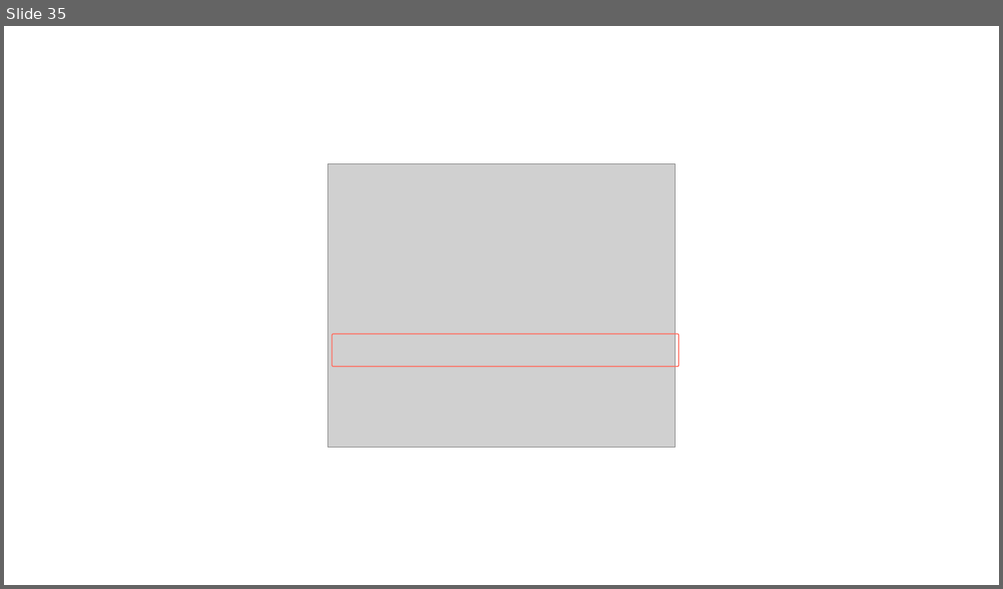
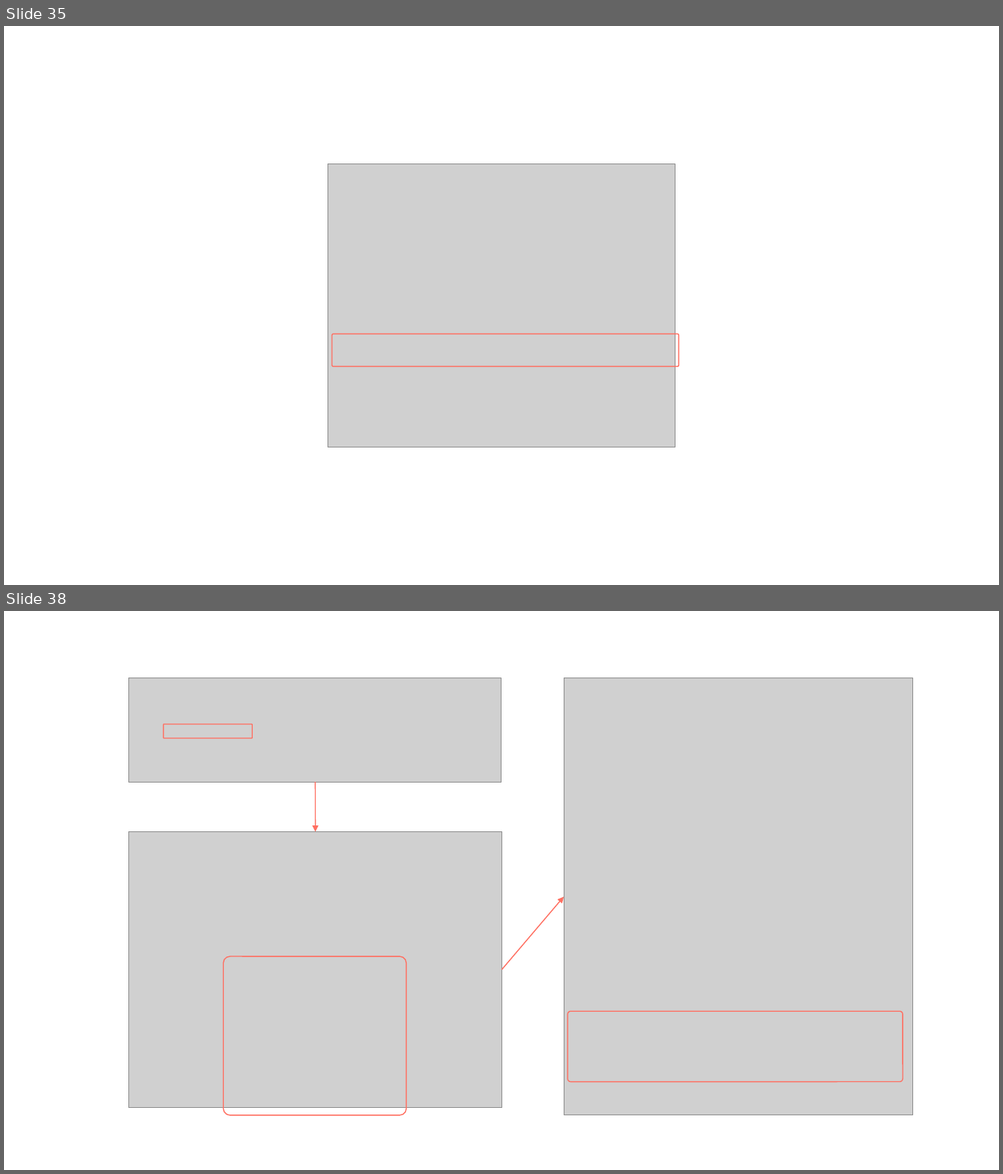
Before and after one commit to extreal-dev/Extreal.Guide, a slide deck: work/work.pptx. Shown one above the other, each under a label of ours: slide 35 before the commit, slides 35 and 38 after it; the slides between them are not shown. The pictures are 1003x589 and 1003x1174 pixels, drawn with LibreOffice and Linux fonts; fonts in the diff are those of the drawing; grey boxes stand for pictures. Boxes give left, top, right and bottom in pixels: in the first picture for what was removed or moved away, otherwise in the second. Text is boxed around its words. In the diff, an @@ line names an element or a change of style, - is before the commit and + after.

```diff
--- a/work/work.pptx
+++ b/work/work.pptx
@@ slide 38 added at box(4, 611, 999, 1170), background #FFFFFF @@
@@ picture added at box(129, 678, 502, 782) @@
@@ picture added at box(563, 678, 913, 1116) @@
@@ rounded rectangle added at box(164, 724, 253, 738), outline #FF6F61 1 pt @@
@@ arrow added from (315, 782) to (315, 832), #FF6F61 1 pt @@
@@ picture added at box(129, 832, 502, 1108) @@
@@ arrow added from (502, 970) to (563, 897), #FF6F61 1 pt @@
@@ rounded rectangle added at box(223, 957, 406, 1116), outline #FF6F61 1 pt @@
@@ rounded rectangle added at box(567, 1011, 902, 1082), outline #FF6F61 1 pt @@
```
Also in this commit, not shown: 9 other slides added.
